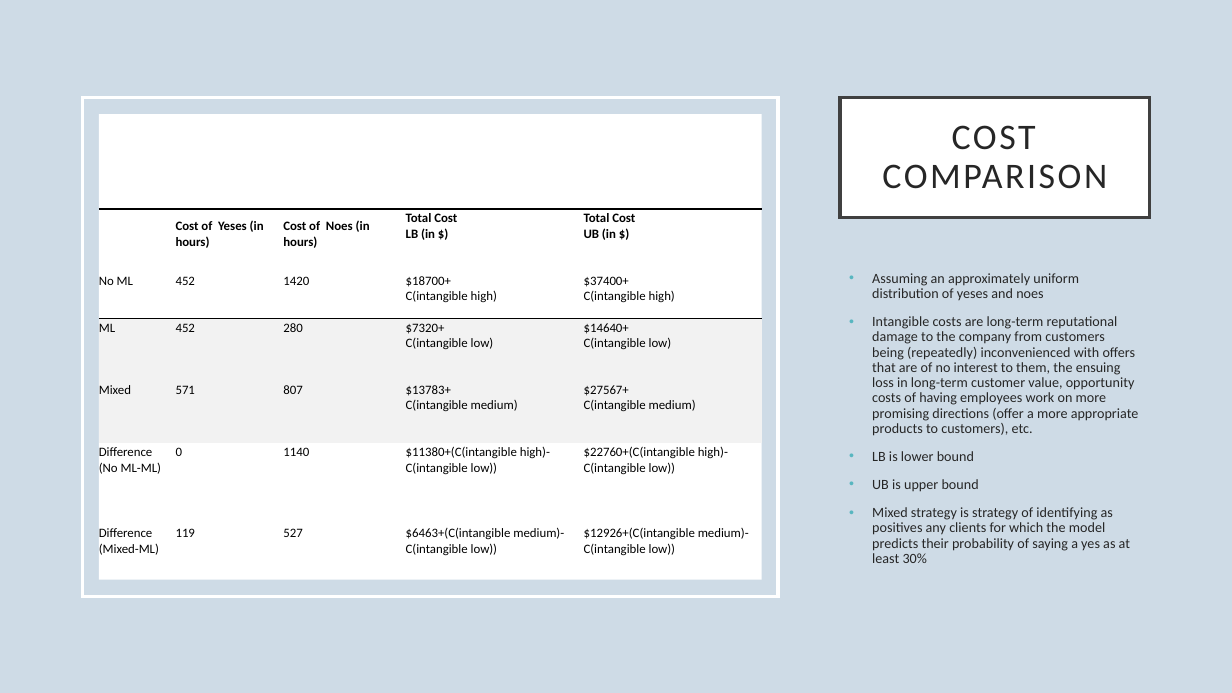
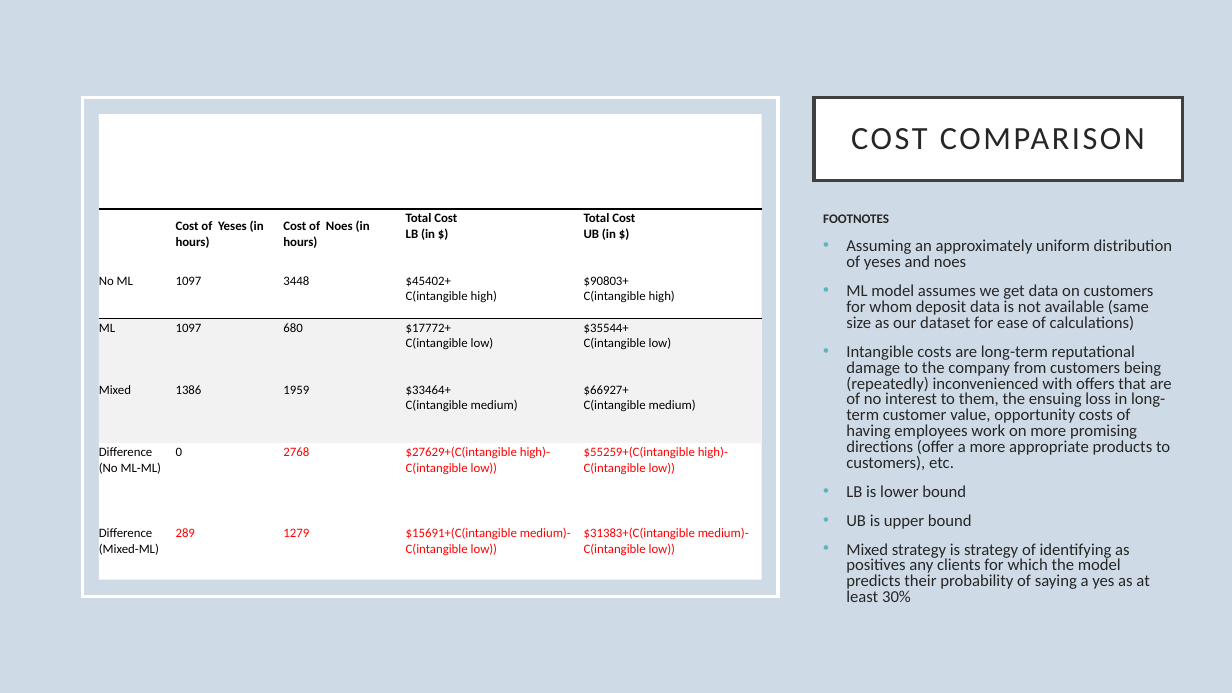
Before and after one commit to dapopov-st/bank-marketing-predicting-term-deposit-subscription, a slide deck: slide 12 of BankMarketing.pptx. Drawn at 1232x693 pixels with LibreOffice and Linux fonts; fonts in the diff are those of the drawing. Boxes give left, top, right and bottom in pixels: in the first picture for what was removed or moved away, otherwise in the second. Text is boxed around its words. In the diff, an @@ line names an element or a change of style, - is before the commit and + after.

Commit message:
update presentation with 100k clients

```diff
--- a/BankMarketing.pptx
+++ b/BankMarketing.pptx
@@ title "COST COMPARISON": place and size @@
-title "COST COMPARISON" at <box>840,97,1150,217</box>
+title "COST COMPARISON" at <box>814,97,1183,180</box>
@@ title "COST COMPARISON" at <box>814,97,1183,180</box>: size 28 to 25.2 pt @@
@@ table at <box>99,209,762,603</box> @@
-row 2: No ML | 452 | 1420 | $18700+ / C(intangible high) | $37400+ / C(intangible high)
+row 2: No ML | 1097 | 3448 | $45402+ / C(intangible high) | $90803+ / C(intangible high)
-row 3: ML | 452 | 280 | $7320+ / C(intangible low) | $14640+ / C(intangible low)
+row 3: ML | 1097 | 680 | $17772+ / C(intangible low) | $35544+ / C(intangible low)
-row 4: Mixed | 571 | 807 | $13783+ / C(intangible medium) | $27567+ / C(intangible medium)
+row 4: Mixed | 1386 | 1959 | $33464+ / C(intangible medium) | $66927+ / C(intangible medium)
-row 5: Difference / (No ML-ML) | 0 | 1140 | $11380+(C(intangible high)-C(intangible low)) | $22760+(C(intangible high)-C(intangible low))
+row 5: Difference / (No ML-ML) | 0 | 2768 | $27629+(C(intangible high)-C(intangible low)) | $55259+(C(intangible high)-C(intangible low))
-row 6: Difference / (Mixed-ML) | 119 | 527 | $6463+(C(intangible medium)-C(intangible low)) | $12926+(C(intangible medium)-C(intangible low))
+row 6: Difference / (Mixed-ML) | 289 | 1279 | $15691+(C(intangible medium)-C(intangible low)) | $31383+(C(intangible medium)-C(intangible low))
@@ text "FOOTNOTES": place and size @@
-text "FOOTNOTES" at <box>872,273,1139,563</box>
+text "FOOTNOTES" at <box>823,214,1172,602</box>
@@ text at <box>823,214,889,223</box>: paragraph added @@
+FOOTNOTES
@@ text at <box>846,239,1172,602</box>: size 11 to 12.9 pt in "Assuming an approximately uniform distribution of yeses ...", "Intangible costs are long-term reputational damage to ...", "LB is lower bound", "UB is upper bound" and 1 more places; line spacing 0.9 to 0.8 @@
@@ text at <box>846,284,1154,330</box>: paragraph added @@
+• ML model assumes we get data on customers for whom deposit data is not available (same size as our dataset for ease of calculations)
```
Also in this commit, not shown: 1 other slide changed, 1 other file.
